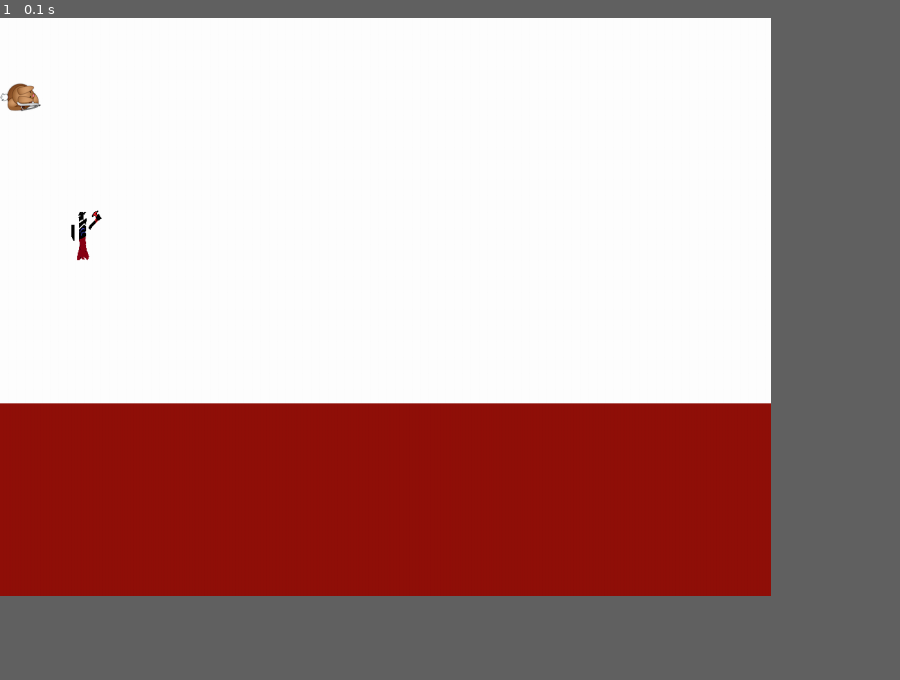
Above: before the commit, frame 1.
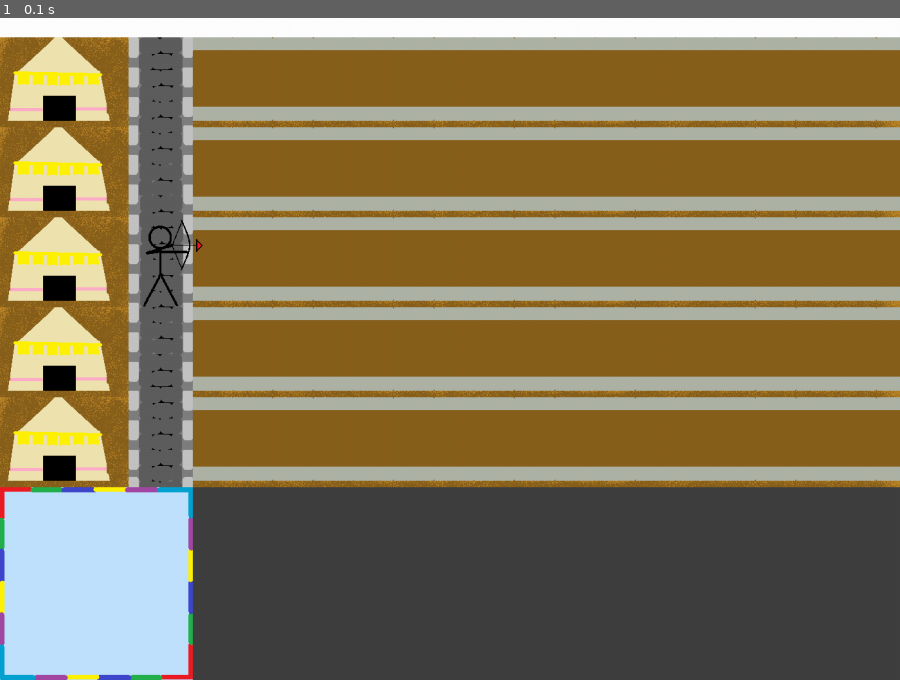
Above: after the commit, the same moment.

Repository: AntsThatWander/ERICA_Defend_6Elements
Game: pygame game, started from new_pygame.py
Two runs of this game, one before a commit and one after it. Both use one fixed random seed, a clock stepped at 60 frames per second and the inputs below.
Inputs:
- Up to frame 1 (0.1 s): no input
In our replay, the window is 771x578 before the commit and 900x662 after it. These sizes can differ from the game's own. Grey fills any space a smaller window leaves; there, only what the larger window draws over its background counts as a difference.

The runs differ from the first frame. In frame 1, 85% of the frame differs, in the area x 0-100%, y 0-100%.

Commit message:
resources_changed

Diff:
--- a/new_pygame.py
+++ b/new_pygame.py
@@ -1,14 +1,19 @@
 import pygame
+
 #초기화
 pygame.init()
-width, height = 1200, 900
+width, height = 1400, 1030
 screen = pygame.display.set_mode((width, height))
 
 #이미지를 가져온다
-player = pygame.image.load("resources/images/dude.png")
-player_stick = pygame.image.load("resources/Black_lord.png")
-red = pygame.image.load("resources/my_resources/Test_Red.png")
-
+player_stick = pygame.image.load("resources/my_resources/player_ready_Red.png")
+ball_room = pygame.image.load("resources/my_resources/magic_room.png")
+card_room = pygame.image.load("resources/my_resources/card_room.png")
+pave_road = pygame.image.load("resources/my_resources/pave_road.png")
+ground = pygame.image.load("resources/my_resources/ground.png")
+tent = pygame.image.load("resources/my_resources/tent.png")
+tent_road = pygame.image.load("resources/my_resources/tent_road.png")
+castle = pygame.image.load("resources/my_resources/castle_wall.png")
 
 #화면 띄우기
 while True:
@@ -16,10 +21,17 @@
     screen.fill((255,255,255)) #RGB
 
     #모든 요소들을 다시 그린다.
+    #blit은 다시 그리기
+    for x in range(5):
+            screen.blit(tent_road,(0,(x+1)*140-110))
+            screen.blit(tent,(0,(x+1)*140-110))
+            screen.blit(pave_road,(300,(x+1)*140-110))
+            screen.blit(ground,(300,(x+1)*140+20))
+    screen.blit(castle, (200,30))
+    screen.blit(ball_room, (0,730))
+    screen.blit(card_room, (300,730))
+    screen.blit(player_stick, (220,310))
 
-    screen.blit(player, (0,100)) #blit은 다시 그리기
-    screen.blit(player_stick, (100,300))
-    screen.blit(red, (0,600))
 
     #화면을 다시 그린다.
     pygame.display.flip()
Binary file changed: resources/my_resources/Black_lord.png
Binary file changed: resources/my_resources/Final_Lord.png
Binary file added: resources/my_resources/Green_Card_1.png
Binary file changed: resources/my_resources/Grey_lord.png
Binary file removed: resources/my_resources/Mirror_ready_Blue.png
Binary file removed: resources/my_resources/Mirror_ready_Green.png
Binary file removed: resources/my_resources/Mirror_ready_Jade.png
Binary file removed: resources/my_resources/Mirror_ready_Purple.png
Binary file removed: resources/my_resources/Mirror_ready_Red.png
Binary file removed: resources/my_resources/Mirror_ready_Yellow.png
Binary file removed: resources/my_resources/Mirror_shoot.png
Binary file added: resources/my_resources/Red_card_1.png
(and 46 more such lines)
